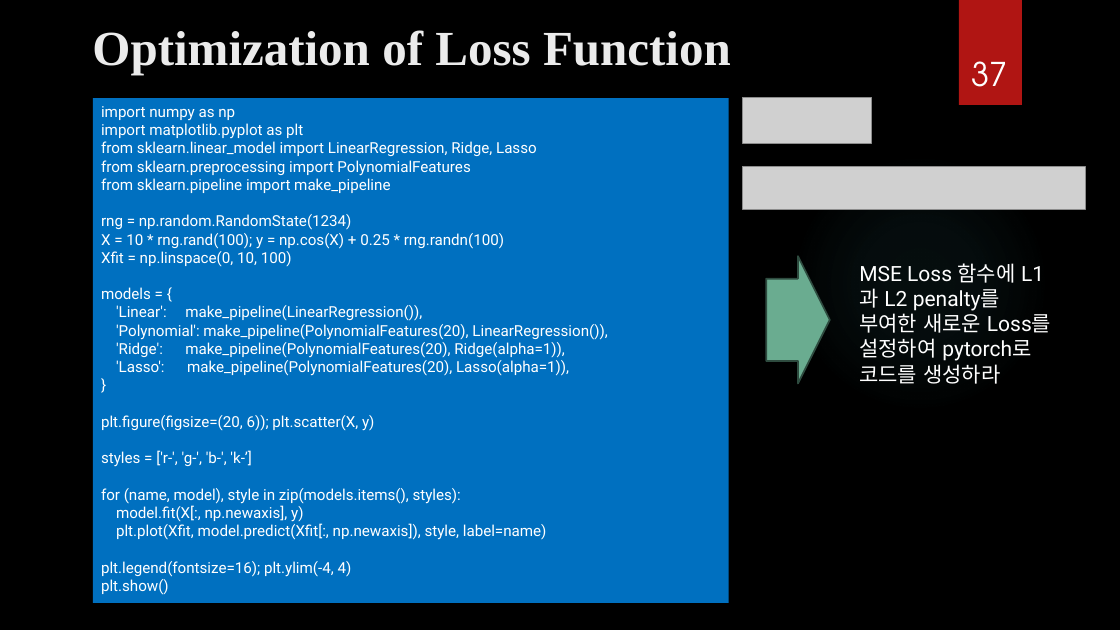
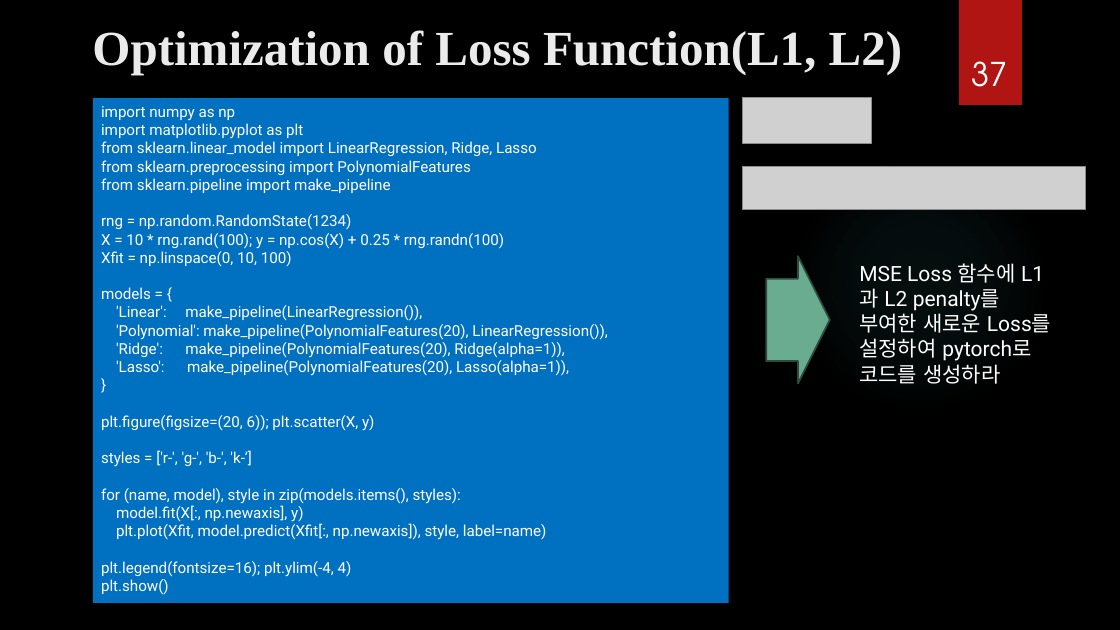
Before and after one commit to ancestor9/mathematics-for-machine-learning, a slide deck: slide 37 of Calculus/Modeling_Simulation_1.pptx. Drawn at 1120x630 pixels with LibreOffice and Linux fonts; fonts in the diff are those of the drawing; grey boxes stand for pictures; background and template pictures are left out. Boxes give left, top, right and bottom in pixels: in the first picture for what was removed or moved away, otherwise in the second. Text is boxed around its words. In the diff, an @@ line names an element or a change of style, - is before the commit and + after.

```diff
--- a/Calculus/Modeling_Simulation_1.pptx
+++ b/Calculus/Modeling_Simulation_1.pptx
@@ title at bbox=[92, 30, 902, 75]: text changed @@
-Optimization of Loss Function
+Optimization of Loss Function(L1, L2)
```
Also in this commit, not shown: 7 other slides changed, 2 slides added.
